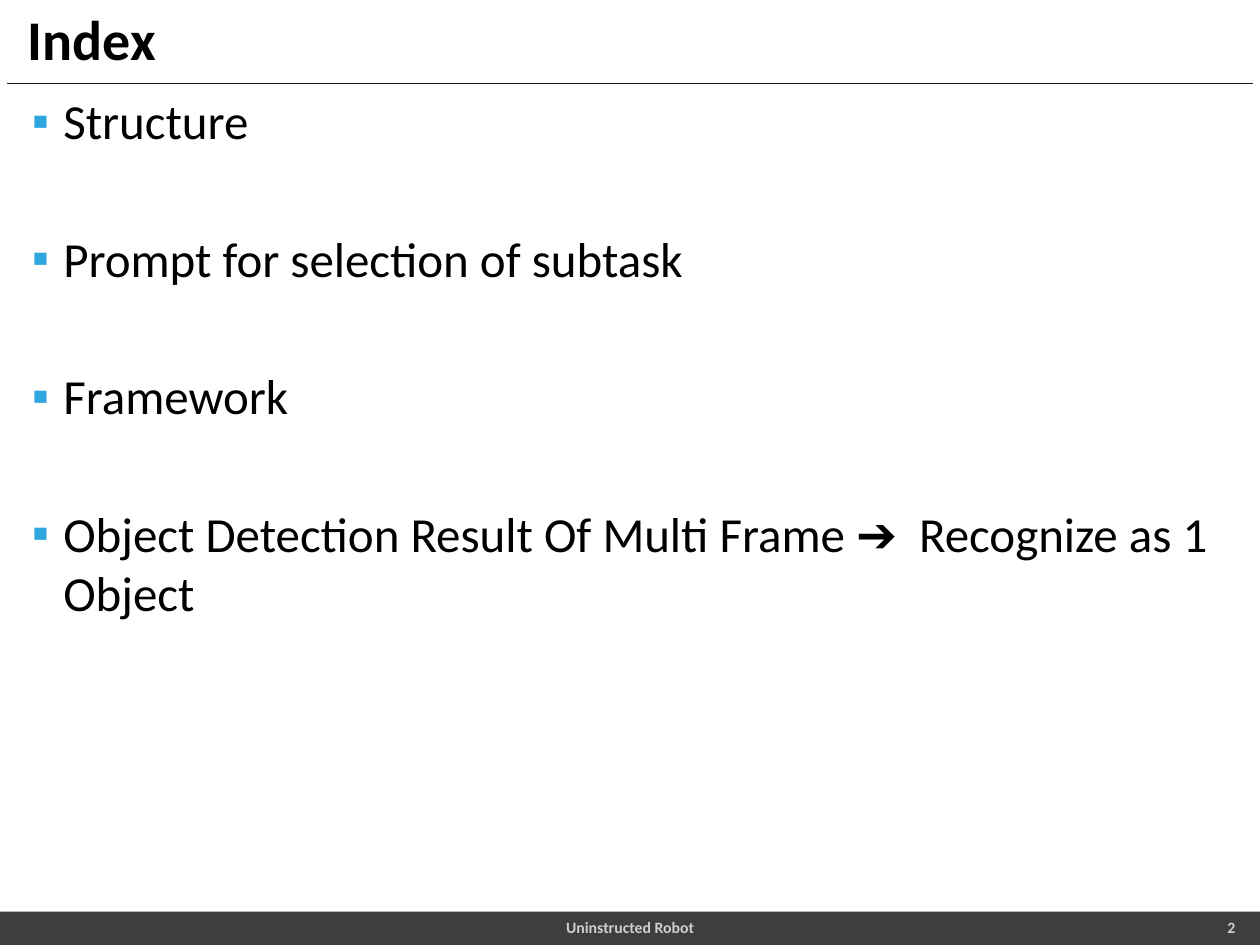
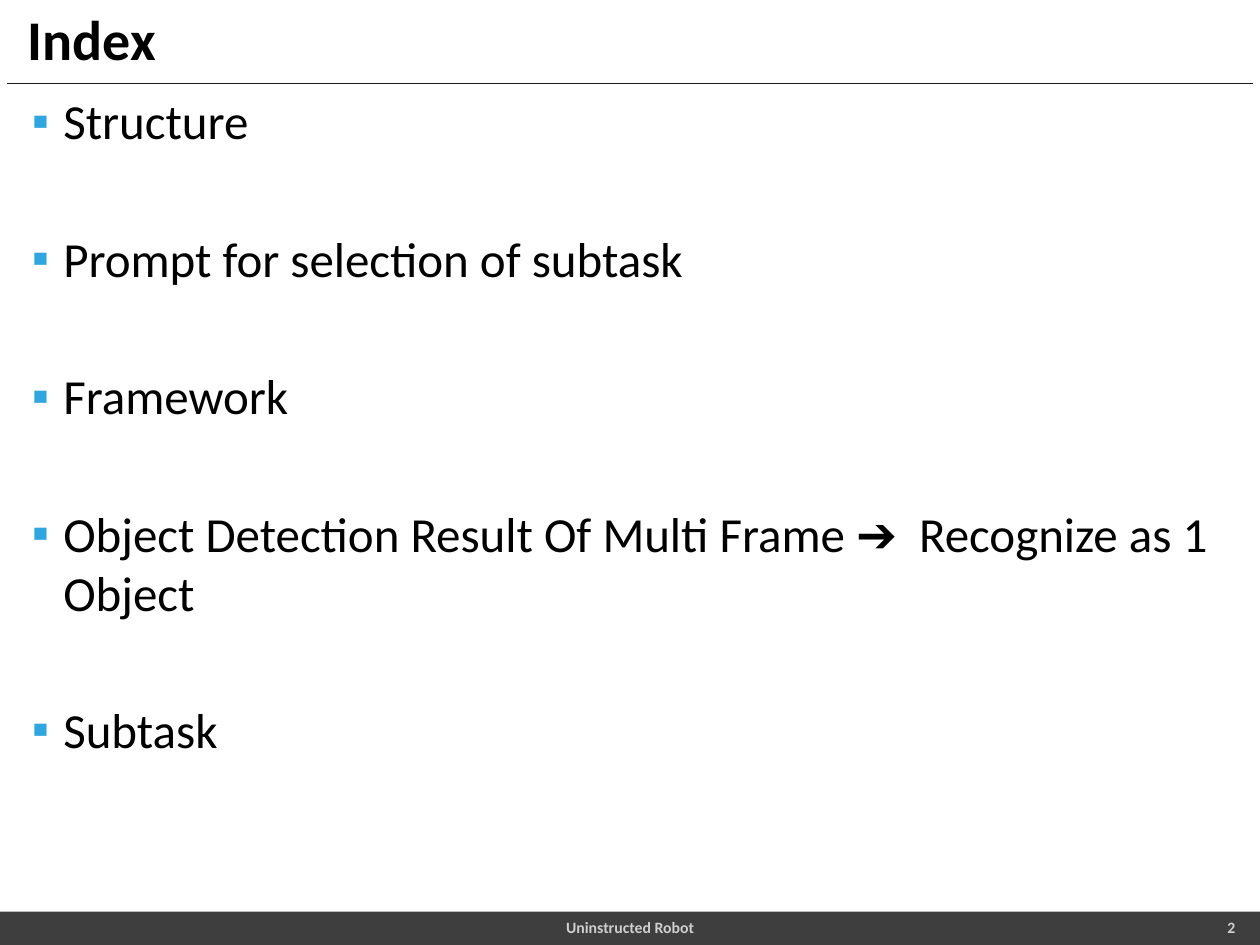
Before and after one commit to choibigo/uninstructed_robot, a slide deck: slide 2 of docs/ppt/여러 구조 정리.pptx. Drawn at 1260x945 pixels with LibreOffice and Linux fonts; fonts in the diff are those of the drawing; background and template pictures are left out. Boxes give left, top, right and bottom in pixels: in the first picture for what was removed or moved away, otherwise in the second. Text is boxed around its words. In the diff, an @@ line names an element or a change of style, - is before the commit and + after.

```diff
--- a/docs/ppt/여러 구조 정리.pptx
+++ b/docs/ppt/여러 구조 정리.pptx
@@ text at (63,714,217,749): paragraph added @@
+▪ Subtask
```
Also in this commit, not shown: 1 slide added.
